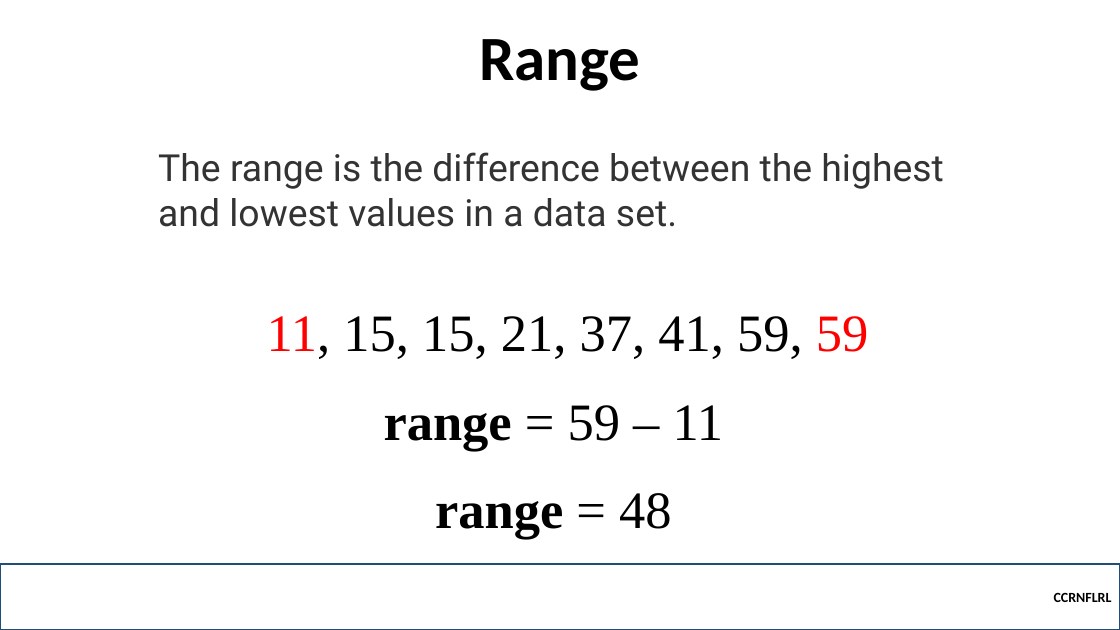
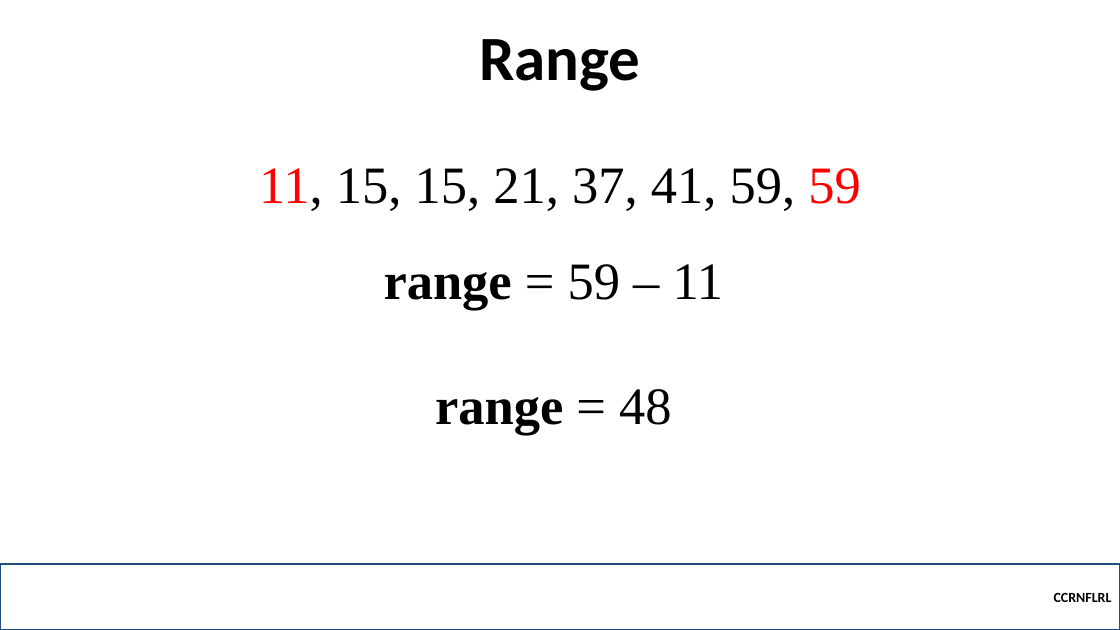
Before and after one commit to robitussin/CCRNFLRL, a slide deck: slide 29 of week_1/Statistics Review.pptx (slide 11 before the commit). Drawn at 1120x630 pixels with LibreOffice and Linux fonts; fonts in the diff are those of the drawing. Boxes give left, top, right and bottom in pixels: in the first picture for what was removed or moved away, otherwise in the second. Text is boxed around its words. In the diff, an @@ line names an element or a change of style, - is before the commit and + after.

```diff
--- a/week_1/Statistics Review.pptx
+++ b/week_1/Statistics Review.pptx
@@ text "11, 15, 15, 21, 37, ...": place and size @@
-text "11, 15, 15, 21, 37, ..." at [267,316,869,359]
+text "11, 15, 15, 21, 37, ..." at [259,168,861,211]
@@ text removed at [158,152,943,227] @@
-The range is the difference between the highest and lowest values in a data set.
@@ text "range = 59 – 11": place and size @@
-text "range = 59 – 11" at [384,405,724,450]
+text "range = 59 – 11" at [384,264,724,310]
@@ text "range = 48": place and size @@
-text "range = 48" at [435,493,672,539]
+text "range = 48" at [435,389,672,434]
```
Also in this commit, not shown: 7 other slides changed, 25 slides added, 2 other files.
